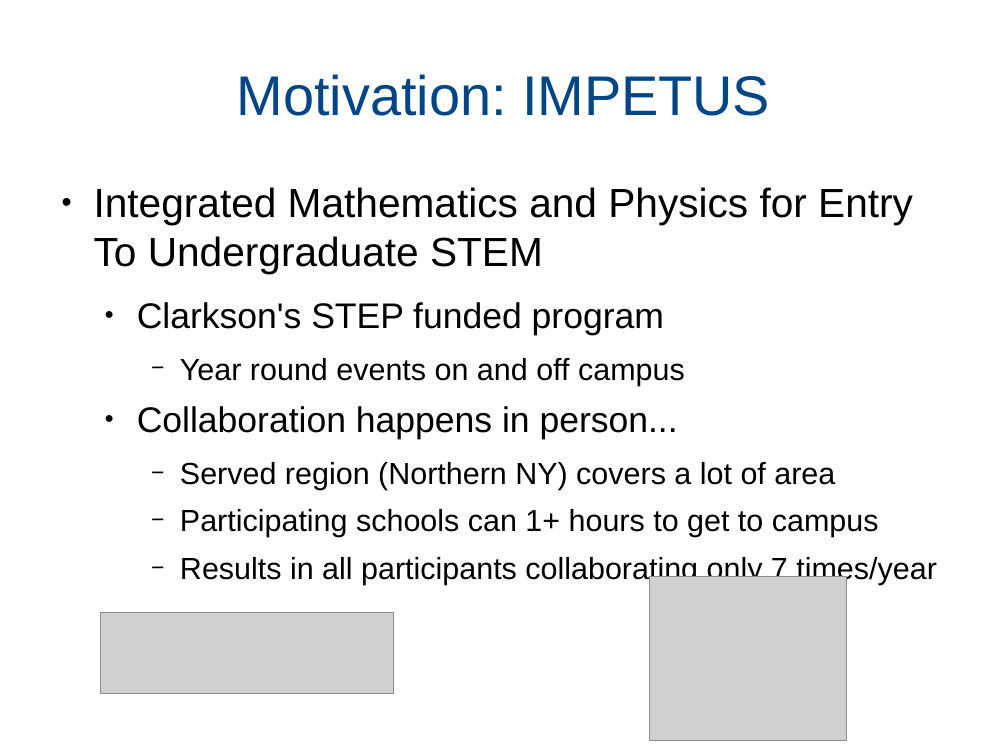
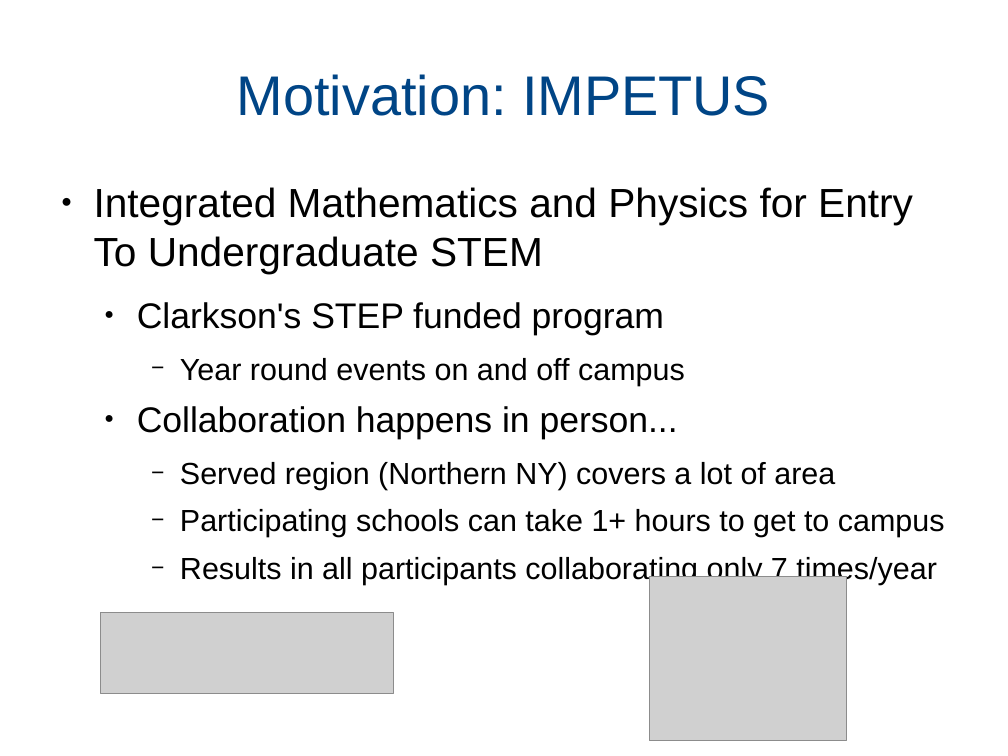
Before and after one commit to cosmotron/Thesis, a slide deck: slide 5 of presentation/thesis_presentation.odp. Drawn at 1008x756 pixels with LibreOffice and Linux fonts; fonts in the diff are those of the drawing; grey boxes stand for pictures. Boxes give left, top, right and bottom in pixels: in the first picture for what was removed or moved away, otherwise in the second. Text is boxed around its words. In the diff, an @@ line names an element or a change of style, - is before the commit and + after.

Commit message:
Typo in presentation

```diff
--- a/presentation/thesis_presentation.odp
+++ b/presentation/thesis_presentation.odp
@@ text at (180, 509, 945, 537): text changed @@
-    − Participating schools can 1+ hours to get to campus
+    − Participating schools can take 1+ hours to get to campus
```
Also in this commit, not shown: 1 other file.
